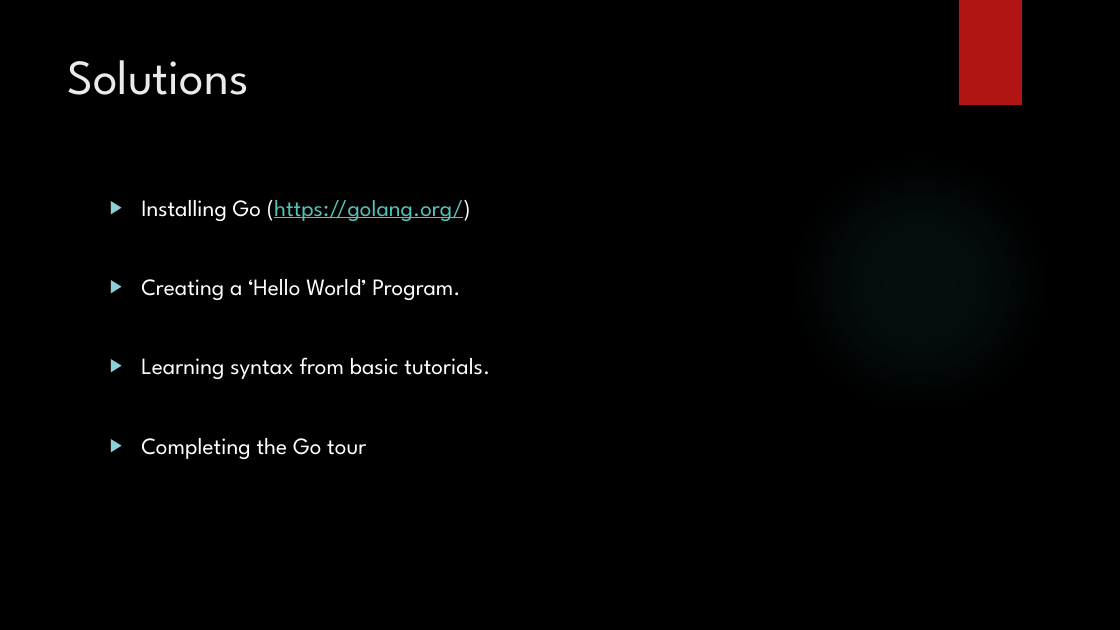
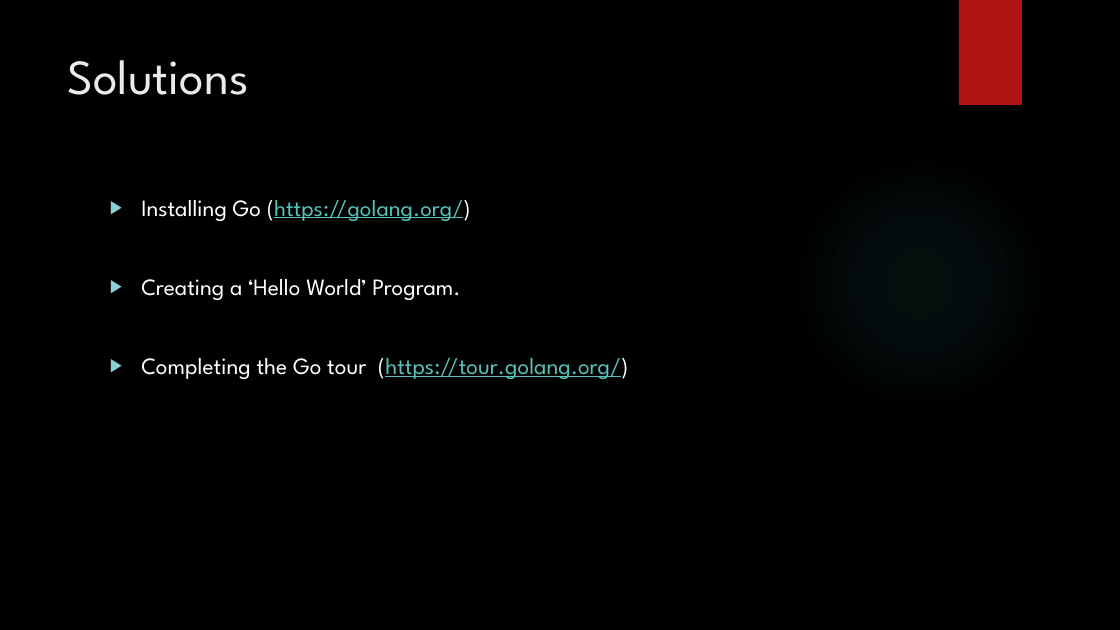
Before and after one commit to jaminologist/GopherLife, a slide deck: slide 7 of GopherLife.pptx. Drawn at 1120x630 pixels with LibreOffice and Linux fonts; fonts in the diff are those of the drawing; background and template pictures are left out. Boxes give left, top, right and bottom in pixels: in the first picture for what was removed or moved away, otherwise in the second. Text is boxed around its words. In the diff, an @@ line names an element or a change of style, - is before the commit and + after.

```diff
--- a/GopherLife.pptx
+++ b/GopherLife.pptx
@@ text at (141,358,628,379): text changed; text colour #FFFFFF to #58C1BA @@
-▶ Learning syntax from basic tutorials.
-▶ Completing the Go tour
+▶ Completing the Go tour (https://tour.golang.org/)
```
Also in this commit, not shown: 6 other slides changed, 2 slides removed, 6 other files.
